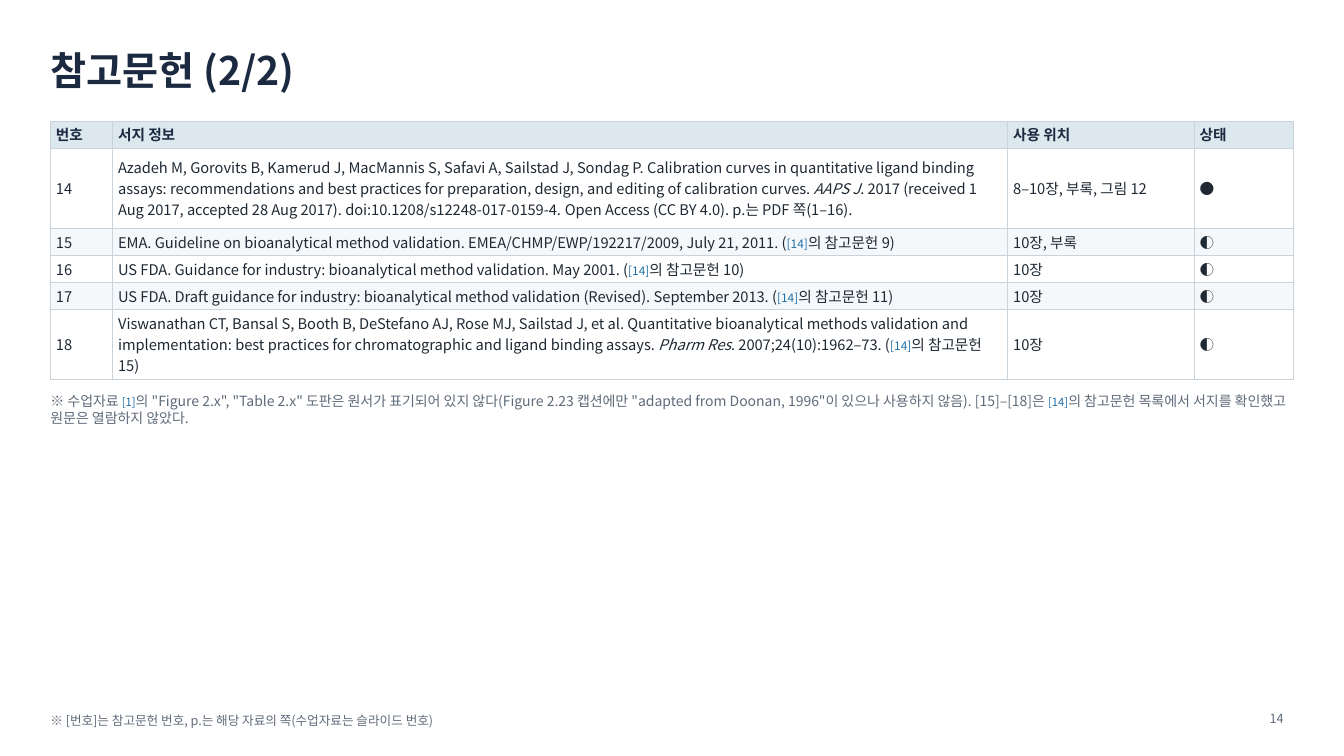
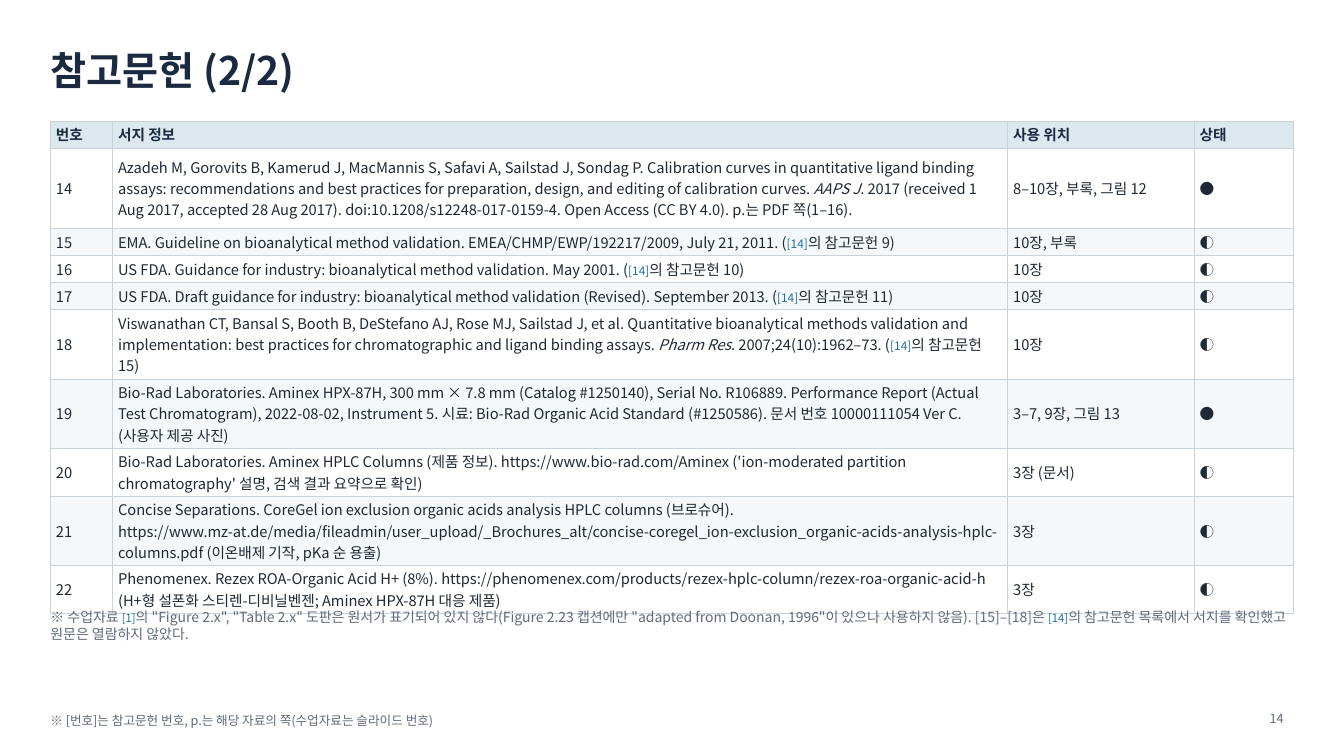
Before and after one commit to mingyu221/office, a slide deck: slide 14 of HPLC_formate_slides_KO.pptx. Drawn at 1344x756 pixels with LibreOffice and Linux fonts; fonts in the diff are those of the drawing. Boxes give left, top, right and bottom in pixels: in the first picture for what was removed or moved away, otherwise in the second. Text is boxed around its words. In the diff, an @@ line names an element or a change of style, - is before the commit and + after.

```diff
--- a/HPLC_formate_slides_KO.pptx
+++ b/HPLC_formate_slides_KO.pptx
@@ table at [50,121,1295,613] @@
+row 7: 19 | Bio-Rad Laboratories. Aminex HPX-87H, 300 mm × 7.8 mm (Catalog #1250140), Serial No. R106889. Performance Report (Actual Test Chromatogram), 2022-08-02, Instrument 5. 시료: Bio-Rad Organic Acid Standard (#1250586). 문서 번호 10000111054 Ver C. (사용자 제공 사진) | 3–7, 9장, 그림 13 | ●
+row 8: 20 | Bio-Rad Laboratories. Aminex HPLC Columns (제품 정보). https://www.bio-rad.com/Aminex ('ion-moderated partition chromatography' 설명, 검색 결과 요약으로 확인) | 3장 (문서) | ◐
+row 9: 21 | Concise Separations. CoreGel ion exclusion organic acids analysis HPLC columns (브로슈어). https://www.mz-at.de/media/fileadmin/user_upload/_Brochures_alt/concise-coregel_ion-exclusion_organic-acids-analysis-hplc-columns.pdf (이온배제 기작, pKa 순 용출) | 3장 | ◐
+row 10: 22 | Phenomenex. Rezex ROA-Organic Acid H+ (8%). https://phenomenex.com/products/rezex-hplc-column/rezex-roa-organic-acid-h (H+형 설폰화 스티렌-디비닐벤젠; Aminex HPX-87H 대응 제품) | 3장 | ◐
@@ text "※ 수업자료 [1]의 "Figure 2.x", ...": place and size @@
-text "※ 수업자료 [1]의 "Figure 2.x", ..." at [50,394,1286,424]
+text "※ 수업자료 [1]의 "Figure 2.x", ..." at [50,608,1286,640]
```
Also in this commit, not shown: 7 other slides changed, 1 slide added, 3 other files.
